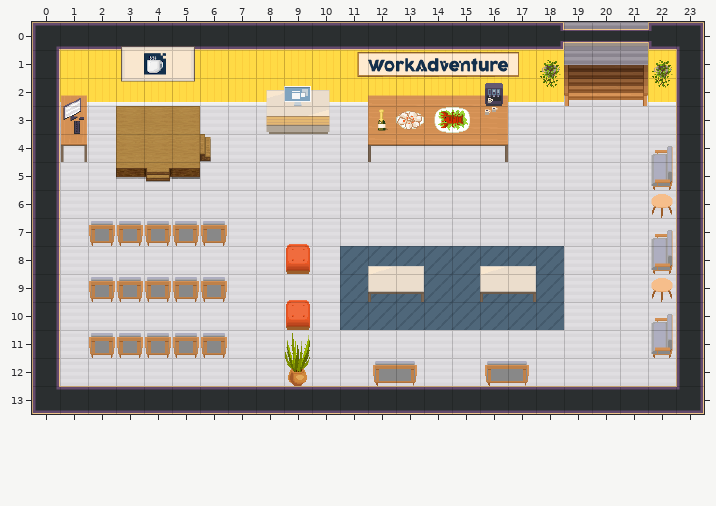
Tiled map (JSON) -- conference.tmj. This is how it looked before the edit.
Cells are 32x32 px. Shown: x 0..23, y 0..13.
New version:
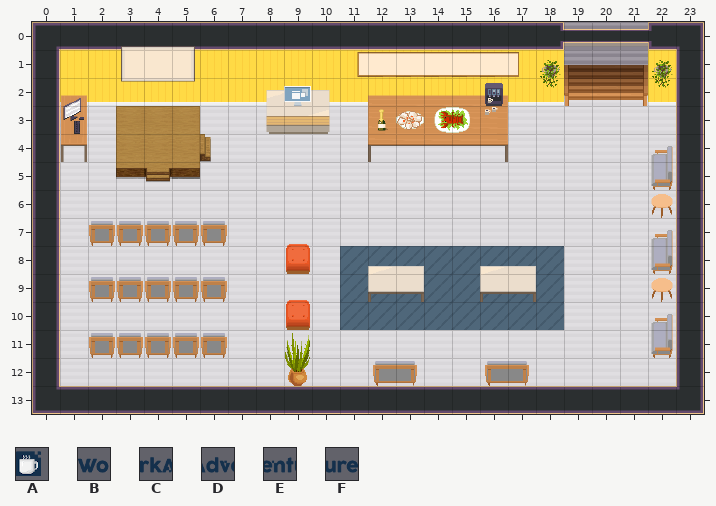
Key: from "Chunk 1": A 26, B 27, C 28, D 29, E 30, F 31.
_ is an empty cell.
The exact change:
Layer "furniture/furniture1":
The author cleared tile A in row 1 at x 4.
The author cleared tile B in row 1 at x 12.
The author cleared tile C in row 1 at x 13.
The author cleared tile D in row 1 at x 14.
The author cleared tile E in row 1 at x 15.
The author cleared tile F in row 1 at x 16.
Pixel boxes of the changes (left, top, right, bottom) in both pictures:
removed: (144, 53, 166, 75)
removed: (368, 58, 508, 72)
